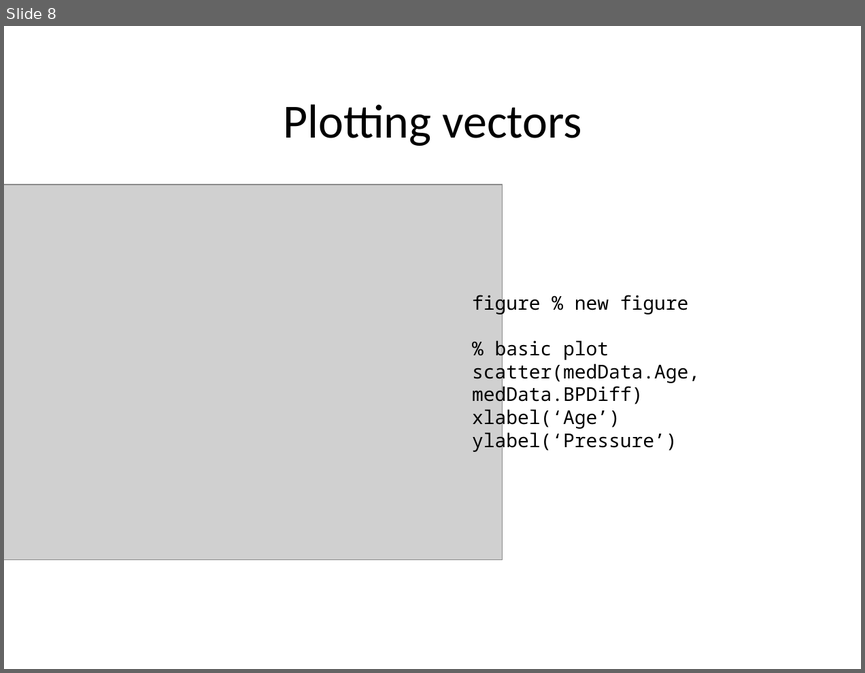
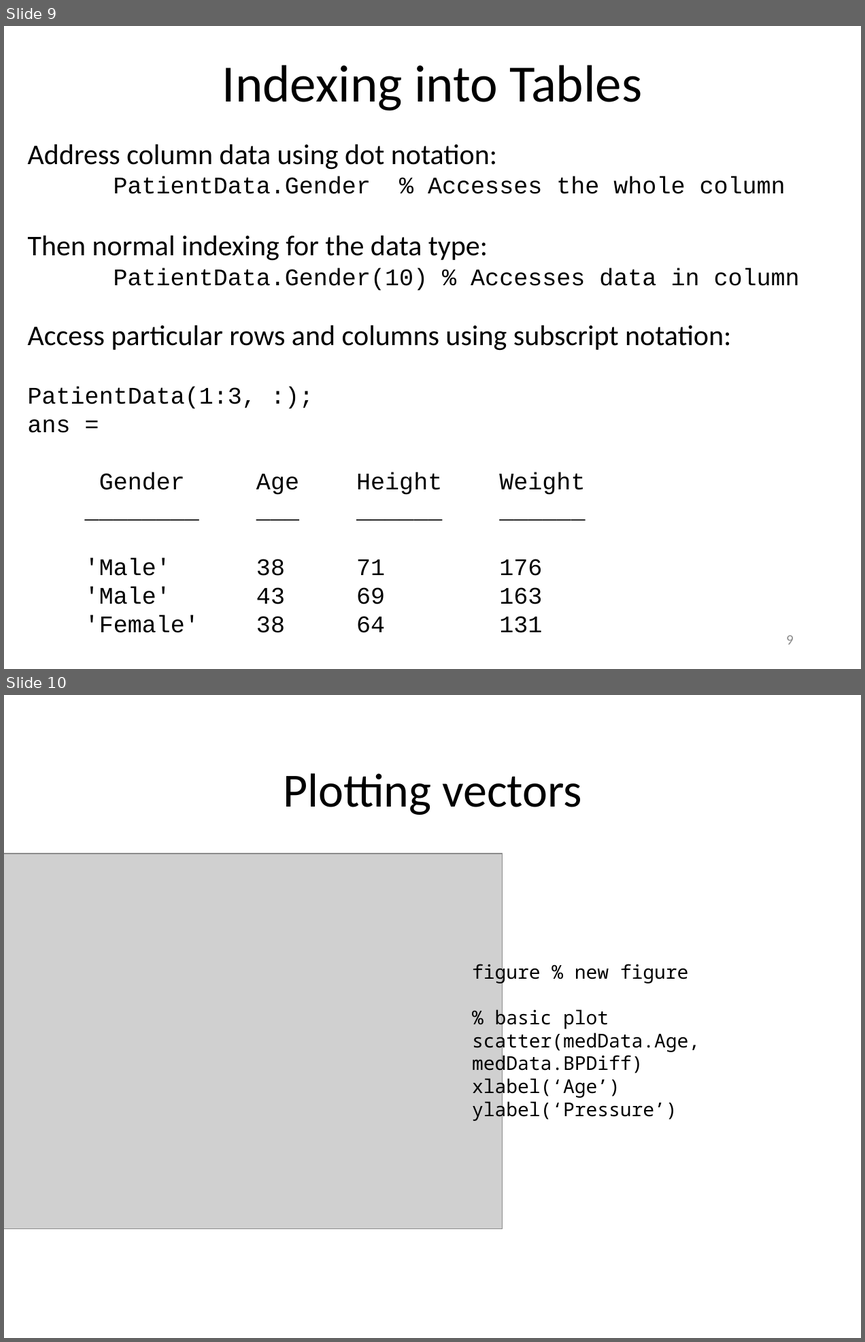
Before and after one commit to louisepb/Nottingham_Workshop, a slide deck: InstructorMaterials/Best Practices for Software Development using MATLAB.pptx. Shown one above the other, each under a label of ours: slide 8 before the commit, slides 9 and 10 after it. The pictures are 865x673 and 865x1342 pixels, drawn with LibreOffice and Linux fonts; fonts in the diff are those of the drawing; grey boxes stand for pictures. Boxes give left, top, right and bottom in pixels: in the first picture for what was removed or moved away, otherwise in the second. Text is boxed around its words. In the diff, an @@ line names an element or a change of style, - is before the commit and + after.

```diff
--- a/InstructorMaterials/Best Practices for Software Development using MATLAB.pptx
+++ b/InstructorMaterials/Best Practices for Software Development using MATLAB.pptx
@@ slide 9 added at <box>4,26,861,669</box>, background #FFFFFF @@
@@ title added at <box>222,65,642,111</box>, 44 pt, text #000000 @@
+Indexing into Tables
@@ text added at <box>28,144,800,291</box>, 20 pt, text #000000 @@
+Address column data using dot notation:
+PatientData.Gender % Accesses the whole column
+Then normal indexing for the data type:
+PatientData.Gender(10) % Accesses data in column
@@ text added at <box>28,325,731,633</box>, 20 pt, text #000000 @@
+Access particular rows and columns using subscript notation:
+PatientData(1:3, :);
+ans =
+Gender Age Height Weight
+________ ___ ______ ______
+'Male' 38 71 176
+'Male' 43 69 163
+'Female' 38 64 131
@@ page number added at <box>786,635,793,644</box>, 12 pt, text #8C8C8C @@
+9
@@ what was slide 8 is now slide 10 @@
```
Also in this commit, not shown: 3 slides changed, 12 other slides added, 4 slides removed.
